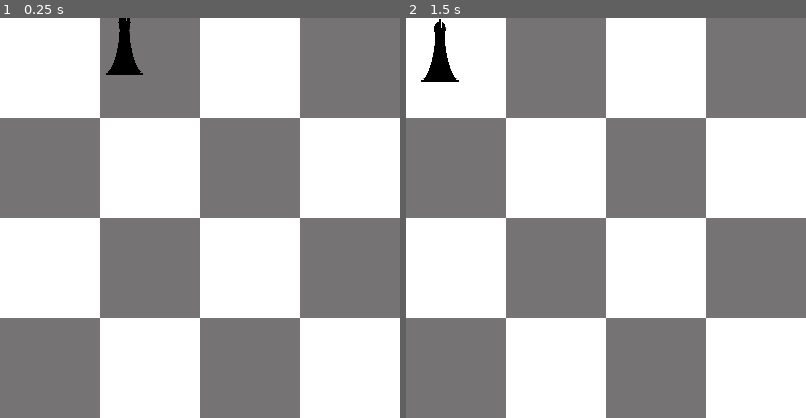
Above: before the commit, frames 1-2 (left to right).
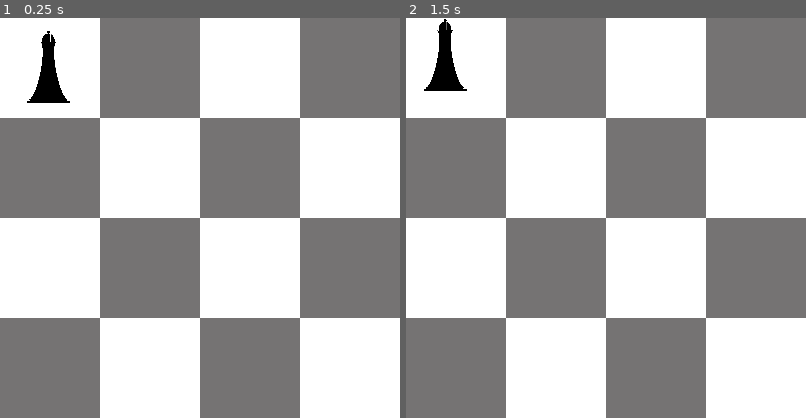
Above: after the commit, the same moments.

Repository: Spencer-Kotys/2D-Chess
Game: Godot game, scene res://MainScene.tscn
Same seed, same stepped clock (60 frames per second), same inputs: the game is played once before the commit and once after it.
Inputs (mouse positions are % of the whole screen's width and height, from its top left):
- Up to frame 1 (0.25 s): no input
- Up to frame 2 (1.5 s): tap Enter at 0.5, 1.35 s; move the mouse to (72, 45) at 0.52 s; hold Enter 0.53-1.28 s; click (72, 45) at 0.67 s; tap Space at 1.25 s; move the mouse to (30, 55) at 1.27 s; click (30, 55) at 1.42 s
The pictures show only the part of the screen within x 0-50%, y 0-50%; the shares and areas given below are measured in that part.

The runs differ from the first frame. In frame 1, 1.4% of the frame differs, in the area x 6-36%, y 0-22%; in frame 2, 0.6%.

Commit message:
Make bishop bigger

Diff:
--- a/Godot/BlackBishop.tscn
+++ b/Godot/BlackBishop.tscn
@@ -4,22 +4,22 @@
 [ext_resource path="res://Images/BlackBishop.png" type="Texture" id=2]
 
 [sub_resource type="CapsuleShape2D" id=1]
-radius = 28.0
-height = 22.0
+radius = 21.0
+height = 48.0
 
 [node name="BlackBishop" type="Sprite"]
 script = ExtResource( 1 )
 
 [node name="Area2D" type="Area2D" parent="."]
-position = Vector2( 46, 45 )
+position = Vector2( 50, 50 )
 
 [node name="CollisionShape2D" type="CollisionShape2D" parent="Area2D"]
 shape = SubResource( 1 )
 
 [node name="Image" type="TextureRect" parent="."]
 anchor_left = 1.0
-anchor_right = 91.0
-anchor_bottom = 87.0
+anchor_right = 100.0
+anchor_bottom = 100.0
 margin_left = -1.0
 texture = ExtResource( 2 )
 expand = true
--- a/Godot/MainScene.tscn
+++ b/Godot/MainScene.tscn
@@ -8,4 +8,4 @@
 [node name="Chess Board" parent="." instance=ExtResource( 1 )]
 
 [node name="BlackBishop" parent="." instance=ExtResource( 2 )]
-position = Vector2( 116, -9 )
+position = Vector2( 12, 15 )
